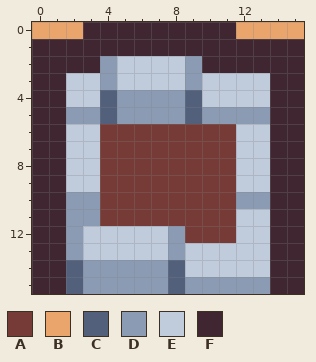
File history of a pixel-art sprite, res/tiles/tile_0004.png. That is the earlier state.
The file is 16x16 pixels.
Palette (. is transparent): A #763b36  B #eaa56c  C #52607c  D #8b9bb4  E #c0cbdc  F #3f2631
Pixels before, first column x 0:
 0 BBBFFFFFFFFFBBBB
 1 FFFFFFFFFFFFFFFF
 2 FFFFDEEEEDFFFFFF
 3 FFEEDEEEEDEEEEFF
 4 FFEECDDDDCEEEEFF
 5 FFDDCDDDDCDDDDFF
 6 FFEEAAAAAAAAEEFF
 7 FFEEAAAAAAAAEEFF
 8 FFEEAAAAAAAAEEFF
 9 FFEEAAAAAAAAEEFF
10 FFDDAAAAAAAADDFF
11 FFDDAAAAAAAAEEFF
12 FFDEEEEEDAAAEEFF
13 FFDEEEEEDEEEEEFF
14 FFCDDDDDCEEEEEFF
15 FFCDDDDDCDDDDDFF
Once edited:
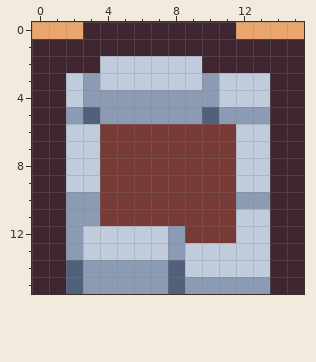
Change:
Changed rows in their new state; - is an unchanged pixel.
first column x 3:
 2 -E----E-
 3 DE----ED
 4 DD----DD
 5 CD----DC
Where, in picture pixels (left, top, right, bottom), the same in both pictures:
changed: (83, 56, 117, 124)
changed: (185, 56, 219, 124)
